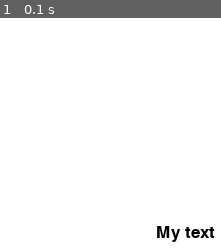
Above: before the commit, frame 1.
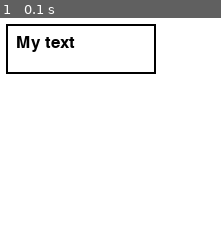
Above: after the commit, the same moment.

Repository: iancrosby/PyGame1
Game: pygame game, started from game.py
Two runs of this game, one before a commit and one after it. Both use one fixed random seed, a clock stepped at 60 frames per second and the inputs below.
Inputs:
- Up to frame 1 (0.1 s): no input

The runs differ from the first frame. In frame 1, 3.1% of the frame differs, in the area x 2-98%, y 2-98%.

Commit message:
Creation of clickable boxes

Diff:
--- /dev/null
+++ b/custom_functions.py
@@ -0,0 +1,50 @@
+import pygame
+from pygame.locals import *
+
+class box:
+    '''A clickable box'''
+
+    def __init__(self, x=1, y=1, p=(0,0)):
+
+        self.update_coordinates(x, y, p)
+        self.set_visible(True)
+
+    def update_coordinates(self, x, y, p):
+
+        #check that x, y, and p are the correct types
+        if not (isinstance(x, int) and isinstance(y, int) and isinstance(p, tuple)):
+            raise TypeError
+
+        #set new coordinates and collision points
+        self.coordinates = [p[0], p[1], x, y]
+        #collision points set as top left position and bottom right position
+        self.collision = (p, (p[0]+x, p[1]+y))
+
+    def set_visible(self, vis):
+        '''set whether the box is visible or not'''
+
+        if not isinstance(vis, bool):
+            raise TypeError
+
+        else:
+            self.visible = vis
+
+def check_collision(p, co):
+    '''Check if position p collides with object co'''
+
+    if (p[0] >= co.collision[0][0]) and (p[0] <= co.collision[1][0]) and (p[1] >= co.collision[0][1]) and (p[1] <= co.collision[1][1]):
+        return True
+
+    return False
+
+if __name__ == "__main__":
+    #some light testing
+    test_box = box(100, 100, (50,50))
+    test_position_true = (60, 60)
+    test_position_false = (151, 151)
+
+    if not check_collision(test_position_true, test_box):
+        raise AssertionError
+
+    if check_collision(test_position_false, test_box):
+        raise AssertionError
--- a/game.py
+++ b/game.py
@@ -1,11 +1,14 @@
 import pygame
+from pygame.locals import *
+from custom_functions import *
+
 pygame.init()
 
 #Setting up some initialization stuff
 done=False
 size = [700,500]
 screen=pygame.display.set_mode(size)
-pygame.display.set_caption("Professor Craven's Cool Game")
+pygame.display.set_caption("PyGame1")
 clock=pygame.time.Clock()
 
 black    = (   0,   0,   0)
@@ -13,20 +16,25 @@
 green    = (   0, 255,   0)
 red      = ( 255,   0,   0)
 
-
+box_list = []
+box1 = box(150, 50, (100, 50))
+box_list.append(box1)
 
 # -------- Main Program Loop -----------
 while done==False:
     # ALL EVENT PROCESSING SHOULD GO BELOW THIS COMMENT
 
     #Reset to basic state
-    draw_rect = False
+
 
     for event in pygame.event.get(): # User did something
-        if event.type == pygame.QUIT: # If user clicked close
+        if event.type == QUIT: # If user clicked close
             done=True # Flag that we are done so we exit this loop
-        if event.type == pygame.MOUSEBUTTONDOWN:
-            draw_rect = True
+        if event.type == MOUSEBUTTONDOWN:
+            if event.button == 1:
+                for object in box_list:
+                    if check_collision(event.pos, object):
+                        print("click!")
 
         # ALL EVENT PROCESSING SHOULD GO ABOVE THIS COMMENT
 
@@ -42,13 +50,13 @@
     # ALL CODE TO DRAW SHOULD GO BELOW THIS COMMENT
     screen.fill(white)
 
-    if draw_rect == True:
-        pygame.draw.rect(screen,black,[20,20,250,100],2)
+    font = pygame.font.Font(None, 25)
+    text = font.render("My text",True,black)
 
-    font = pygame.font.Font(None, 25)
-
-    text = font.render("My text",True,black)
-    screen.blit(text, [250,250])
+    for object in box_list:
+        pygame.draw.rect(screen,black,object.coordinates,2)
+        c = object.coordinates
+        screen.blit(text, [c[0]+10,c[1]+10])
 
     # ALL CODE TO DRAW SHOULD GO ABOVE THIS COMMENT
     pygame.display.flip()
Not shown, added: custom_functions.pyc
